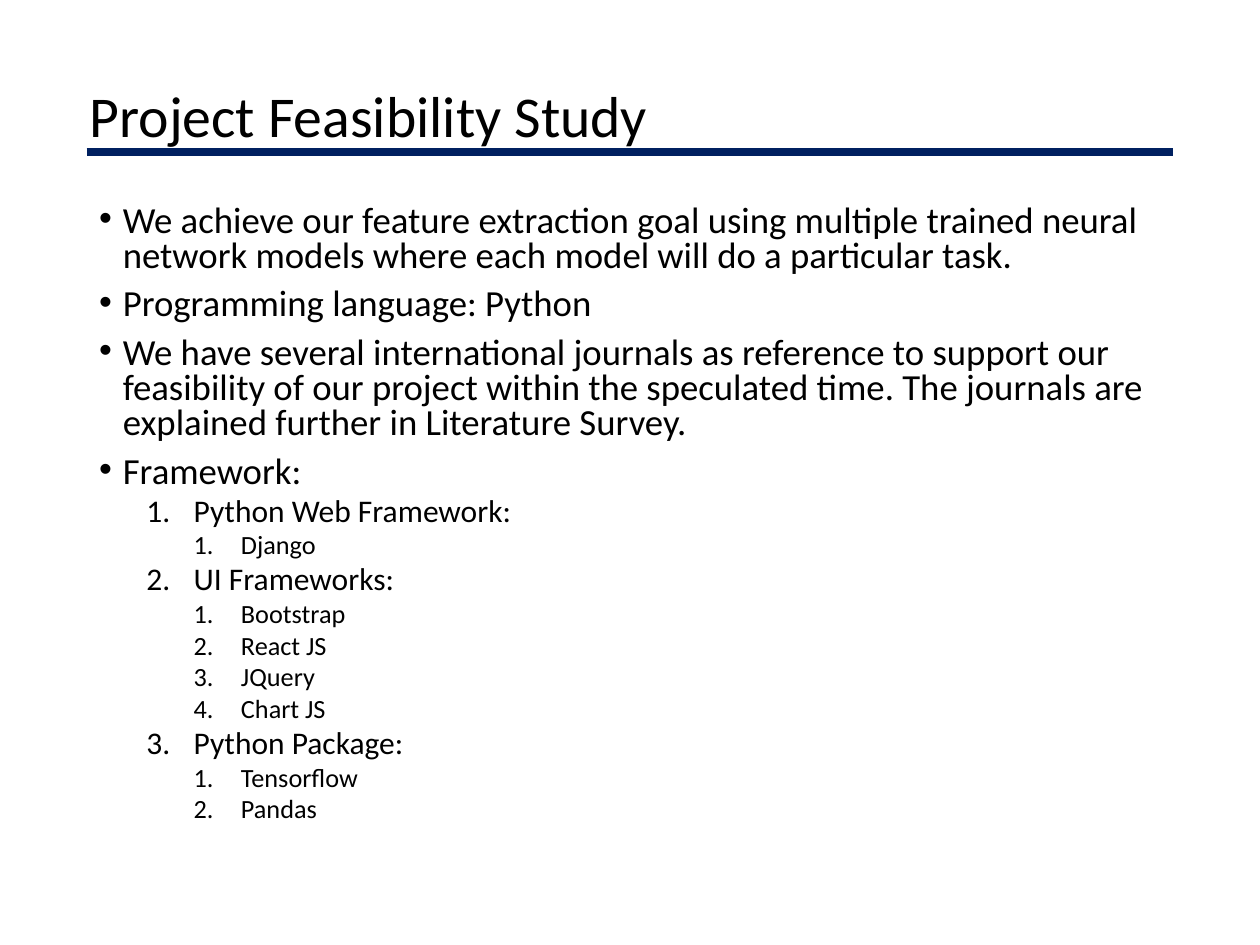
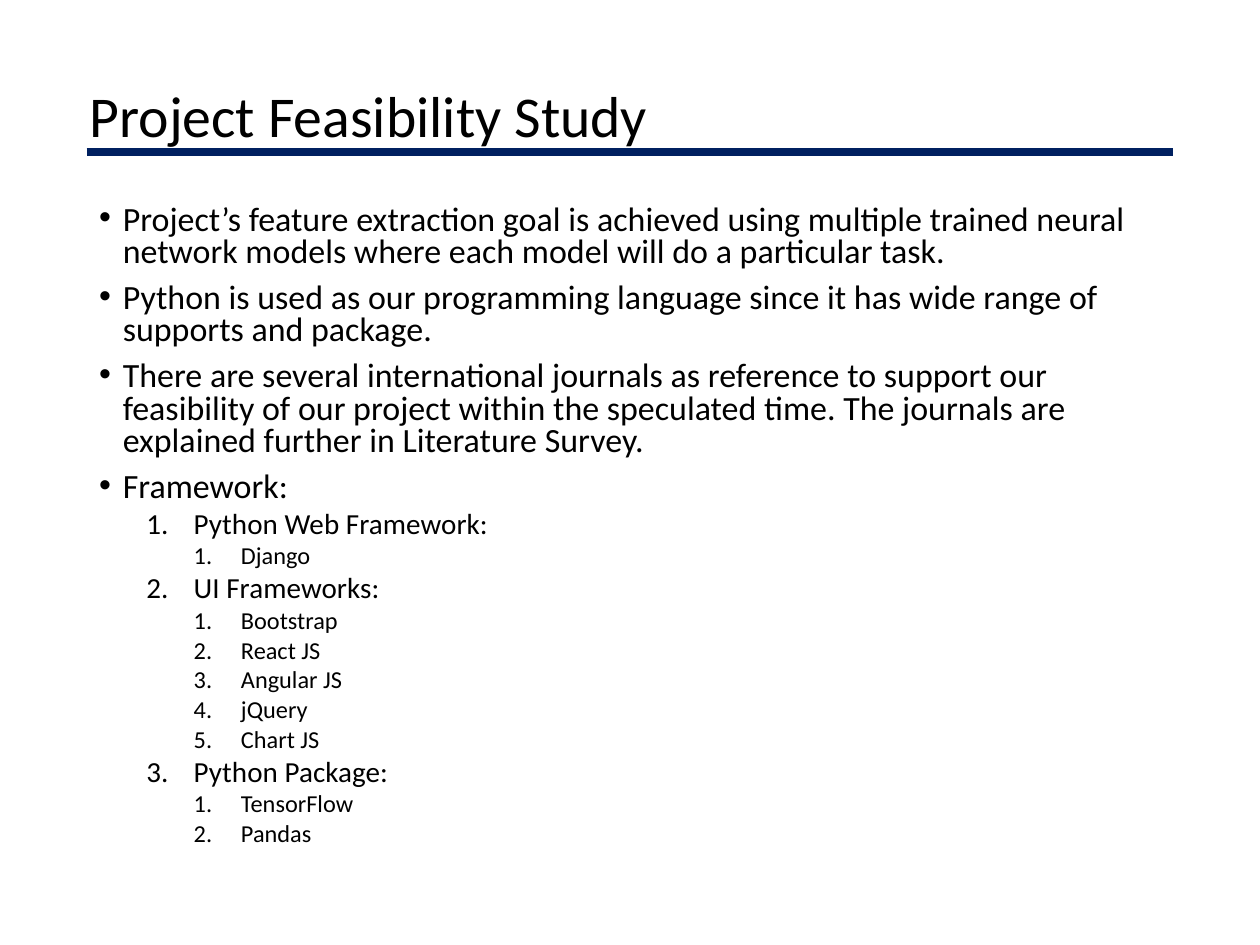
Before and after one commit to vishwaksenan/essay-grader, a slide deck: slide 4 of Documentation/Zeroth review ppt.pptx. Drawn at 1260x945 pixels with LibreOffice and Linux fonts; fonts in the diff are those of the drawing. Boxes give left, top, right and bottom in pixels: in the first picture for what was removed or moved away, otherwise in the second. Text is boxed around its words. In the diff, an @@ line names an element or a change of style, - is before the commit and + after.

```diff
--- a/Documentation/Zeroth review ppt.pptx
+++ b/Documentation/Zeroth review ppt.pptx
@@ text at (x1=123, y1=207, x2=1124, y2=787): text changed; size 15 to 13.9 pt @@
-    1. Tensorflow
+    1. TensorFlow
@@ text at (x1=123, y1=207, x2=1124, y2=458): text changed; size 21 to 19.4 pt @@
-• We achieve our feature extraction goal using multiple trained neural network models where each model will do a particular task.
-• Programming language: Python
-• We have several international journals as reference to support our feasibility of our project within the speculated time. The journals are explained further in Literature Survey.
+• Project’s feature extraction goal is achieved using multiple trained neural network models where each model will do a particular task.
+• Python is used as our programming language since it has wide range of supports and package.
+• There are several international journals as reference to support our feasibility of our project within the speculated time. The journals are explained further in Literature Survey.
@@ text at (x1=123, y1=474, x2=488, y2=787): size 21 to 19.4 pt in "Framework:"; size 18 to 16.6 pt in "Python Web Framework:", "UI Frameworks:", "Python Package:"; size 15 to 13.9 pt in "Django", "Bootstrap", "React JS", "Chart JS" and 1 more places @@
@@ text at (x1=241, y1=671, x2=342, y2=722): text changed; size 15 to 13.9 pt @@
-    3. JQuery
+    3. Angular JS
+    4. jQuery
```
Also in this commit, not shown: 4 other slides changed.
